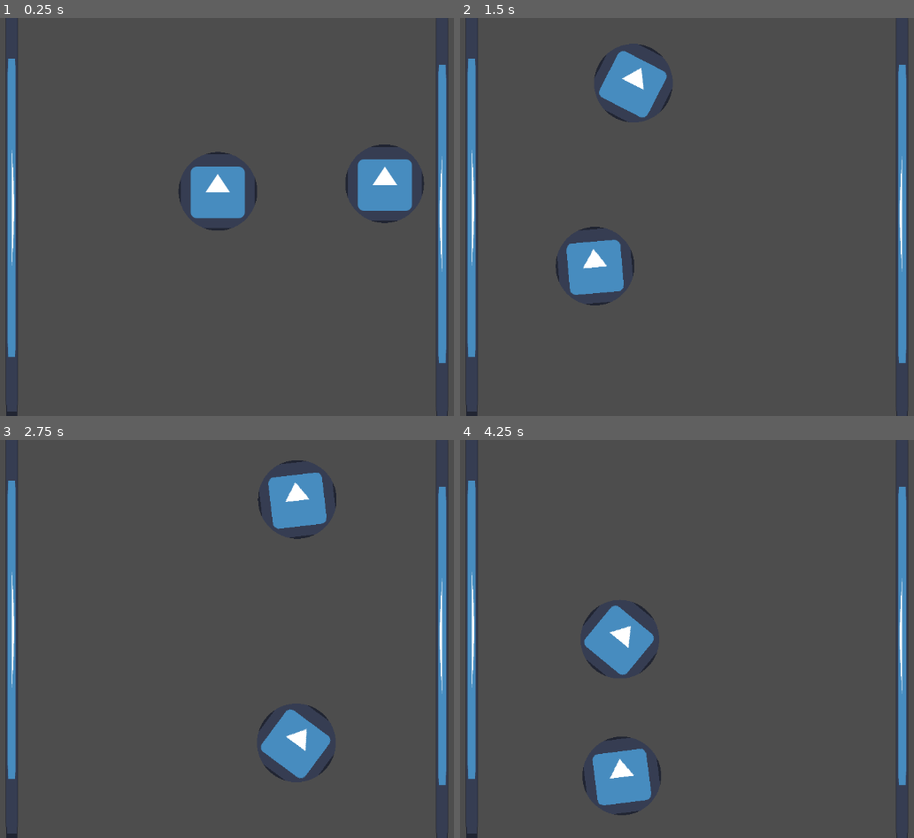
Above: before the commit, frames 1-4 (two rows, left to right).
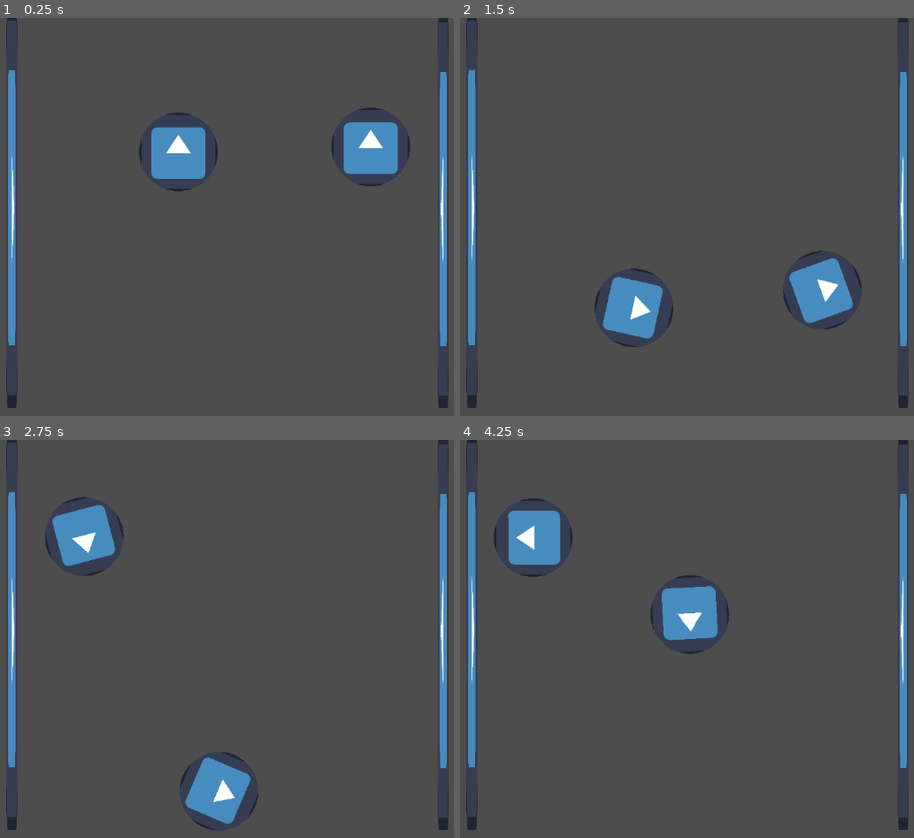
Above: after the commit, the same moments.

Repository: linkman8912/roguelite
Game: Godot game, scene res://mainphysics.tscn
Same seed, same stepped clock (60 frames per second), same inputs: the game is played once before the commit and once after it. This scene is started directly instead of the project's main scene. The engine's default icon, where the game draws it, is replaced by a stand-in: a white triangle on a blue panel in a dark square.
Inputs:
- Up to frame 1 (0.25 s): no input
- Up to frame 2 (1.5 s): hold Right (ui_right) 0.53-1.28 s; hold Down (ui_down) from 1.28 s (still down)
- Up to frame 3 (2.75 s): release Down (ui_down) at 2.03 s; hold Right (ui_right) from 2.03 s (still down)
- Up to frame 4 (4.25 s): release Right (ui_right) at 2.78 s; hold Up (ui_up) 2.78-3.53 s; hold Left (ui_left) from 3.53 s (still down)

The runs differ from the first frame. In frame 1, 7.4% of the frame differs, in the area x 1-99%, y 0-100%; in frame 2, 8.1%; in frame 3, 8.3%; in frame 4, 8.3%.

Commit message:
fix mainphysics.tscn

Diff:
--- a/area_2d.gd
+++ b/area_2d.gd
@@ -1,12 +1,22 @@
 extends Area2D
 
-
+var main
 # Called when the node enters the scene tree for the first time.
 func _ready() -> void:
 	pass # Replace with function body.
+	main = get_node_or_null("../..").get_node_or_null("Main")
+
 
 
 # Called every frame. 'delta' is the elapsed time since the previous frame.
 func _process(delta: float) -> void:
-	body_entered
+	# body_entered
 	pass
+
+
+func _on_body_entered(body: Node2D) -> void:
+	pass # Replace with function body.
+	#if body
+	#body._bounce(get_node("."))
+	if main:
+		pass
--- a/bounce.tres
+++ b/bounce.tres
@@ -1,4 +1,5 @@
-[gd_resource type="PhysicsMaterial" load_steps=0 format=3 uid="uid://p5garr5kkysn"]
+[gd_resource type="PhysicsMaterial" format=3 uid="uid://p5garr5kkysn"]
 
 [resource]
+friction = 0.0
 bounce = 1000.0
--- a/enemyphysics.tscn
+++ b/enemyphysics.tscn
@@ -13,6 +13,7 @@
 
 [node name="EnemyPhysics" type="RigidBody2D"]
 physics_material_override = ExtResource("1_cy7ge")
+gravity_scale = 0.0
 
 [node name="Sprite2D" type="Sprite2D" parent="."]
 material = SubResource("ShaderMaterial_jrft1")
--- a/floor.tscn
+++ b/floor.tscn
@@ -26,3 +26,5 @@
 [node name="CollisionShape2D" type="CollisionShape2D" parent="Area2D"]
 position = Vector2(0, -1)
 shape = SubResource("RectangleShape2D_wd3ws")
+
+[connection signal="body_entered" from="Area2D" to="Area2D" method="_on_body_entered"]
--- a/mainphysics.tscn
+++ b/mainphysics.tscn
@@ -7,7 +7,7 @@
 [sub_resource type="PhysicsMaterial" id="PhysicsMaterial_deq7d"]
 bounce = 1.0
 
-[node name="Node2D" type="Node2D"]
+[node name="Main" type="Node2D"]
 
 [node name="StaticBody2D" parent="." instance=ExtResource("1_deq7d")]
 position = Vector2(527, 661)
@@ -15,10 +15,12 @@
 [node name="StaticBody2D2" parent="." instance=ExtResource("1_deq7d")]
 position = Vector2(182, 310)
 rotation = 1.5707964
+scale = Vector2(0.92, 0.92)
 
 [node name="StaticBody2D3" parent="." instance=ExtResource("1_deq7d")]
-position = Vector2(882, 318)
+position = Vector2(884.00006, 310)
 rotation = -1.5707964
+scale = Vector2(0.915, 0.915)
 
 [node name="StaticBody2D4" parent="." instance=ExtResource("1_deq7d")]
 position = Vector2(525, -38)
--- a/physics.gd
+++ b/physics.gd
@@ -7,6 +7,8 @@
 func _ready():
 	if rigidBody:
 		rigidBody.gravity_scale = 0
+		rigidBody.linear_damp = -0.1
+		rigidBody.angular_damp = 0
 		rigidBody.apply_impulse(Vector2(200, 200).normalized() * speed)
 
 		#rigidBody.velocity = Vector2(-200,-200).normalized() * speed
@@ -14,9 +16,14 @@
 
 func _physics_process(delta: float) -> void:
 	if rigidBody:
-		var collision_info = rigidBody.move_and_collide(rigidBody.linear_velocity*delta)
-		if collision_info:
+		var collision_info = rigidBody.move_and_collide(rigidBody.linear_velocity*delta, true)
+		if collision_info && collision_info.get_collider().is_class("StaticBody2D"):
+			#rigidBody.move_and_collide(rigidBody.linear_velocity*delta)
 			rigidBody.linear_velocity = rigidBody.linear_velocity.bounce(collision_info.get_normal())
+			print(collision_info.get_collider())
+			print(collision_info.get_collider().is_class("StaticBody2D"))
+		#else:
+		#	rigidBody.move_and_collide(-rigidBody.linear_velocity*delta)
 
 		#var direction := Input.get_axis("ui_left", "ui_right")
 		#if direction:
@@ -28,3 +35,6 @@
 			#characterBody.velocity.x = move_toward(characterBody.velocity.x, speed * 2, slow)
 		#if characterBody.velocity.x < speed * -1:
 			#characterBody.velocity.x = move_toward(characterBody.velocity.x, speed * -2, slow)
+func _bounce(body: Node2D) -> void:
+	if body:
+		pass
--- a/project.godot
+++ b/project.godot
@@ -20,6 +20,10 @@
 window/stretch/mode="viewport"
 window/stretch/aspect="expand"
 
+[physics]
+
+2d/default_gravity=0.0
+
 [rendering]
 
 textures/canvas_textures/default_texture_filter=0
Not shown: 1 places in enemyphysics.tscn that only renumber resources
